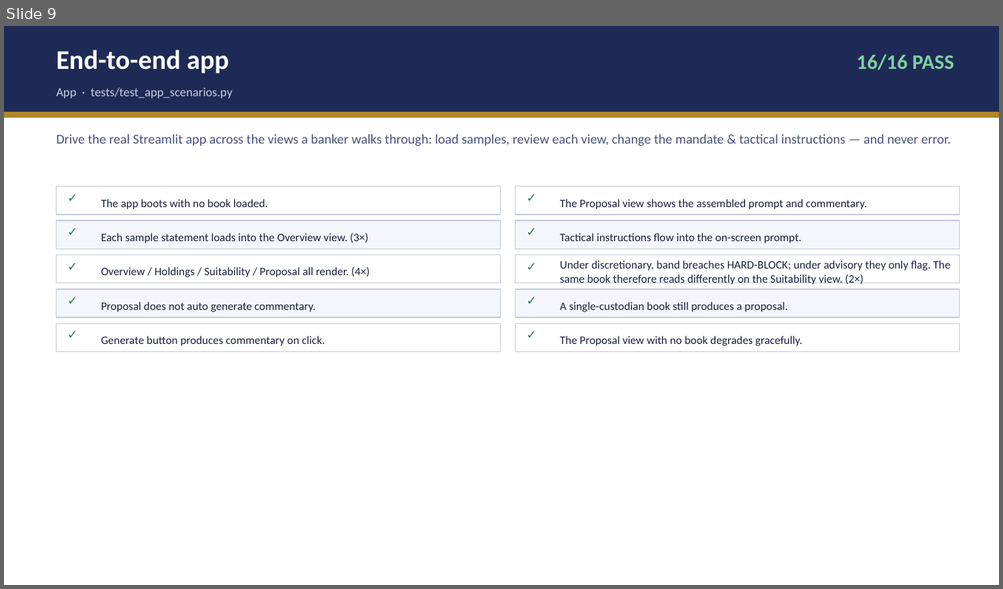
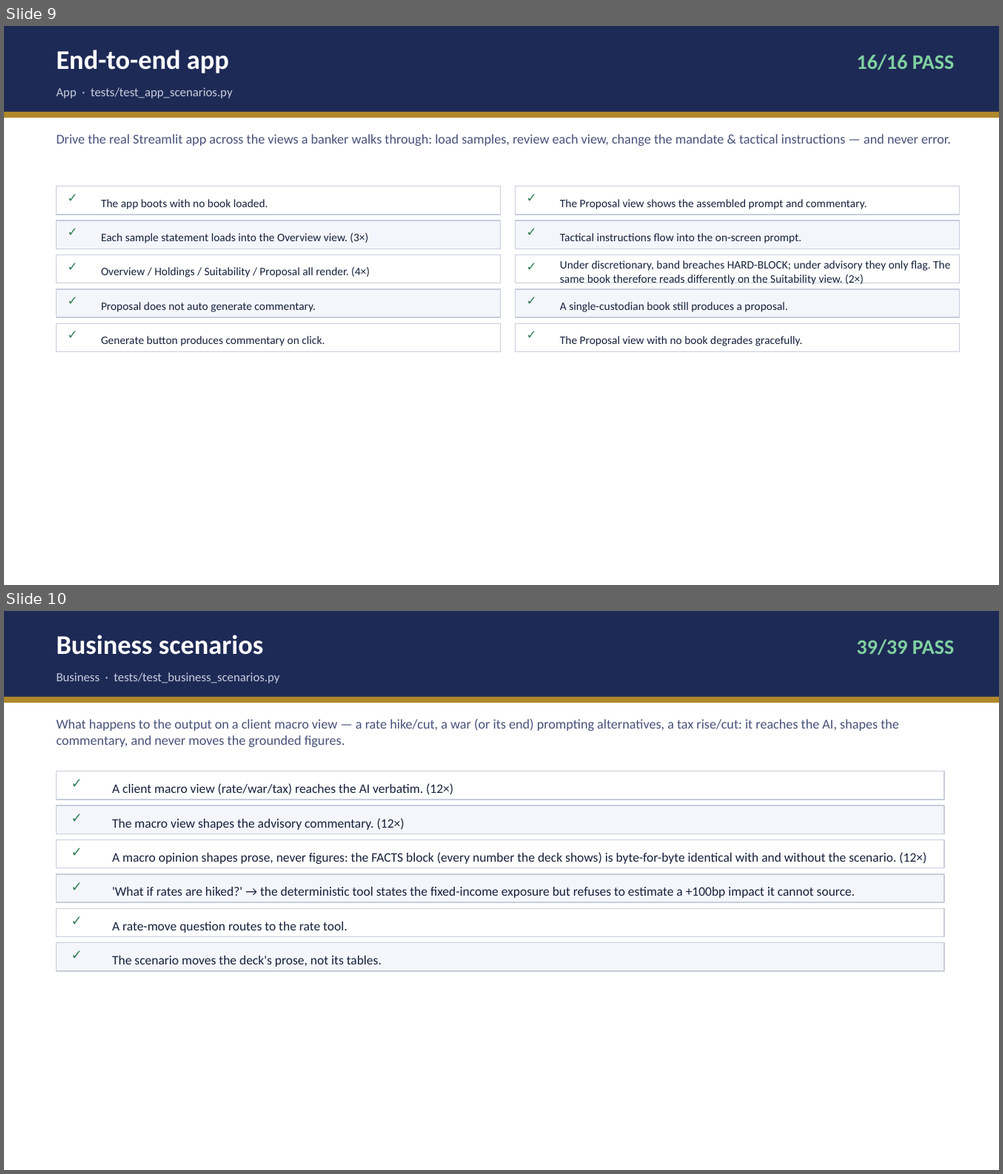
Before and after one commit to desmond108/family-office-copilot, a slide deck: Meridian_Copilot_Test_Report_v10.pptx. Shown one above the other, each under a label of ours: slide 9 before the commit, slides 9 and 10 after it. The pictures are 1003x589 and 1003x1174 pixels, drawn with LibreOffice and Linux fonts; fonts in the diff are those of the drawing. Boxes give left, top, right and bottom in pixels: in the first picture for what was removed or moved away, otherwise in the second. Text is boxed around its words. In the diff, an @@ line names an element or a change of style, - is before the commit and + after.

```diff
--- a/Meridian_Copilot_Test_Report_v10.pptx
+++ b/Meridian_Copilot_Test_Report_v10.pptx
@@ slide 10 added at <box>4,611,999,1170</box>, background #FFFFFF @@
@@ rectangle added at <box>4,611,999,697</box>, fill #1E2A56 @@
@@ text added at <box>57,635,263,655</box>, 26 pt, text #FFFFFF, bold @@
+Business scenarios
@@ text added at <box>856,639,953,655</box>, 20 pt, text #7FD1A0, bold @@
+39/39 PASS
@@ text added at <box>57,672,279,684</box>, 12 pt, text #C8CDDD @@
+Business · tests/test_business_scenarios.py
@@ rectangle added at <box>4,697,999,703</box>, fill #B0872A @@
@@ text added at <box>57,719,899,747</box>, 13 pt, text #47517A @@
+What happens to the output on a client macro view — a rate hike/cut, a war (or its end) prompting alternatives, a tax rise/cut: it reaches the AI, shapes the commentary, and never moves the grounded figures.
@@ rectangle added at <box>57,772,944,800</box>, fill #FFFFFF, outline #C8CDDD 1 pt @@
@@ text added at <box>71,775,108,797</box>, 13 pt, text #2E7D52, bold @@
+✓
@@ text added at <box>112,783,453,795</box>, 12.5 pt, text #16203C @@
+A client macro view (rate/war/tax) reaches the AI verbatim. (12×)
@@ rectangle added at <box>57,806,944,834</box>, fill #F4F6FB, outline #C8CDDD 1 pt @@
@@ text added at <box>71,809,108,832</box>, 13 pt, text #2E7D52, bold @@
+✓
@@ text added at <box>112,818,404,830</box>, 12.5 pt, text #16203C @@
+The macro view shapes the advisory commentary. (12×)
@@ rectangle added at <box>57,840,944,869</box>, fill #FFFFFF, outline #C8CDDD 1 pt @@
@@ text added at <box>71,844,108,866</box>, 13 pt, text #2E7D52, bold @@
+✓
@@ text added at <box>112,852,926,864</box>, 12.5 pt, text #16203C @@
+A macro opinion shapes prose, never figures: the FACTS block (every number the deck shows) is byte-for-byte identical with and without the scenario. (12×)
@@ rectangle added at <box>57,874,944,903</box>, fill #F4F6FB, outline #C8CDDD 1 pt @@
@@ text added at <box>71,878,108,900</box>, 13 pt, text #2E7D52, bold @@
+✓
@@ text added at <box>112,887,855,898</box>, 12.5 pt, text #16203C @@
+'What if rates are hiked?' → the deterministic tool states the fixed-income exposure but refuses to estimate a +100bp impact it cannot source.
@@ rectangle added at <box>57,908,944,937</box>, fill #FFFFFF, outline #C8CDDD 1 pt @@
@@ text added at <box>71,912,108,935</box>, 13 pt, text #2E7D52, bold @@
+✓
@@ rectangle added at <box>57,943,944,971</box>, fill #F4F6FB, outline #C8CDDD 1 pt @@
@@ text added at <box>112,922,347,933</box>, 12.5 pt, text #16203C @@
+A rate-move question routes to the rate tool.
@@ text added at <box>71,947,108,969</box>, 13 pt, text #2E7D52, bold @@
+✓
@@ text added at <box>112,956,381,967</box>, 12.5 pt, text #16203C @@
+The scenario moves the deck's prose, not its tables.
```
Also in this commit, not shown: 3 slides changed, 6 other files.
